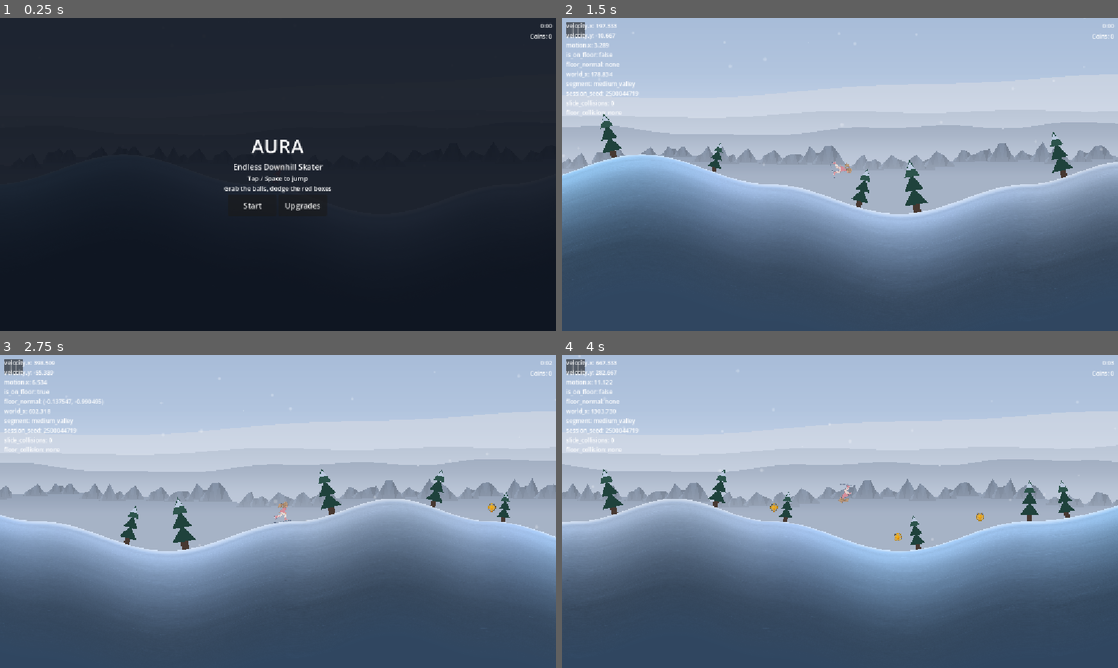
Above: before the commit, frames 1-4 (two rows, left to right).
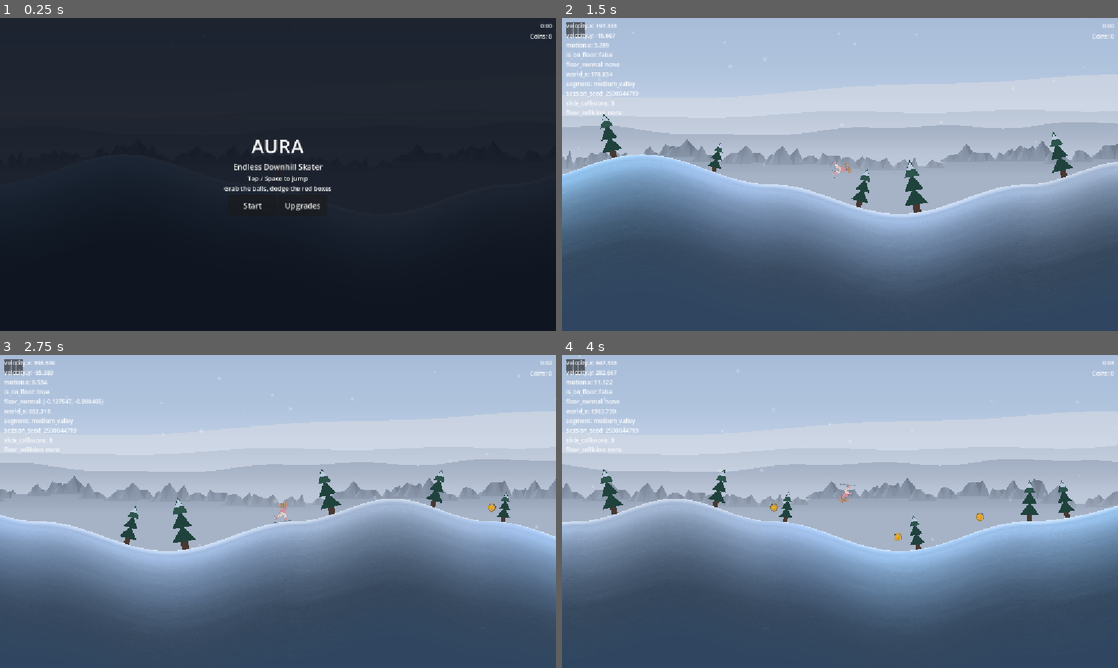
Above: after the commit, the same moments.

Repository: Kiernan-Hub/Aurora
Game: Godot game, scene res://scenes/main.tscn
Same seed, same stepped clock (60 frames per second), same inputs: the game is played once before the commit and once after it.
Inputs (mouse positions are in pixels of both pictures, inside the frame that each line leads up to):
- Up to frame 1 (0.25 s): no input
- Up to frame 2 (1.5 s): click "Start" at 0.5 s; tap Enter (ui_accept) at 1.25 s; move the mouse to (962, 158) at 1.27 s; hold Up (ui_up) from 1.28 s (still down); tap M at 1.35 s; click (962, 158) at 1.42 s
- Up to frame 3 (2.75 s): tap Enter (ui_accept) at 1.52, 1.82 s; release Up (ui_up) at 2 s; drag from (166, 527) to (250, 574) at 2.02 s
- Up to frame 4 (4 s): move the mouse to (895, 442) at 2.77 s; hold Up (ui_up) 2.78-3.5 s; tap M at 2.85 s; drag from (812, 574) to (1023, 536) at 3.52 s

The runs differ from the first frame. In frame 2, 1.3% of the frame differs, in the area x 0-100%, y 38-49%; in frame 3, 1.3%; in frame 4, 1.4%, in the area x 0-100%, y 39-49%.

Commit message:
Background: give each ice mass its own silhouette
In game the masses read as a row of identical tents. Two causes, both
introduced by the previous commit:

  * the sin() taper that makes masses interlock peaked at the CENTRE, so
    every form came out symmetrical -- re-imposing exactly the symmetry
    the per-vertex skyline hash exists to remove.
  * width was a pure function of height, so a tall mass was only a
    scaled-up short one and the field read as one shape at several sizes
    even though heights vary 26-58px.

The taper now peaks at a hashed `skew` (0.22-0.78 across the form)
rather than at 0.5, so the two flanks are different lengths, and width
takes its own variance draw independent of height. Shoulder fullness
below 1.0 bulges the flanks so a form reads as a solid mass rather than
a cone.

Measured over 400 masses: aspect ratio now spans 1.00-2.48 where it was
pinned at 1.60, summit position spans the full skew range, peak height
lands anywhere from 42% to 100% of a mass's own height, and 82% are
still wider than the 52px spacing so the interlock is preserved. No
degenerate (zero-height) forms.

Hash stride 8 -> 10 for the two new draws; the invariant is now
>= MASS_HASH_SLOT_SKYLINE + MASS_TOP_POINTS.

Gates: shipping_values_check, biome_schedule_check, terrain_invariant
all PASS. project.godot clean.

Co-Authored-By: Claude Opus 5 <noreply@anthropic.com>

Diff:
--- a/scripts/systems/background_generator.gd
+++ b/scripts/systems/background_generator.gd
@@ -123,15 +123,33 @@
 # Floor for a skyline vertex as a fraction of the mass height, before the taper. Keeps a
 # mass from collapsing to a flat lump when every hash draw lands low.
 const MASS_MIN_PEAK: float = 0.34
-# Hash slots consumed per mass: slot 0 is jitter, slot 1 is height, then one per skyline
-# vertex. Must stay >= MASS_TOP_POINTS + 2. Everything about a mass is drawn from this one
+# Hash slots consumed per mass: jitter, height, skew and width, then one per skyline
+# vertex. Must stay >= MASS_HASH_SLOT_SKYLINE + MASS_TOP_POINTS. Everything about a mass
+# is drawn from this one
 # block, so no two properties can share a draw and correlate -- if the stride were smaller
 # than the block a mass consumes, mass N's skyline would collide with mass N+k's jitter and
 # the field would develop a visible repeat.
-const MASS_HASH_STRIDE: int = 8
+const MASS_HASH_STRIDE: int = 10
 const MASS_HASH_SLOT_JITTER: int = 0
 const MASS_HASH_SLOT_HEIGHT: int = 1
-const MASS_HASH_SLOT_SKYLINE: int = 2
+const MASS_HASH_SLOT_SKEW: int = 2
+const MASS_HASH_SLOT_WIDTH: int = 3
+const MASS_HASH_SLOT_SKYLINE: int = 4
+# Where a mass's summit sits across its own width, as a fraction. Kept off both 0 and 1 so
+# the taper below never divides by zero. The FIRST cut of this had no skew at all -- every
+# summit landed at 0.5 and the field rendered as a row of identical symmetrical tents,
+# because a centred taper re-imposes the symmetry the per-vertex skyline hash removes.
+const MASS_SKEW_MIN: float = 0.22
+const MASS_SKEW_MAX: float = 0.78
+# Width variance, multiplying MASS_WIDTH_RATIO. Width is deliberately NOT a pure function
+# of height: when it was, a tall mass was just a scaled-up short one and the whole field
+# read as one shape at several sizes. Independent variance is what makes a squat wide berg
+# and a tall narrow spire come out of the same generator.
+const MASS_WIDTH_VARIANCE_MIN: float = 0.62
+const MASS_WIDTH_VARIANCE_MAX: float = 1.55
+# Shoulder fullness. 1.0 is a straight taper to the feet, which reads as a cone; below 1.0
+# the flanks bulge and the form reads as a solid mass of ice instead.
+const MASS_SHOULDER_FULLNESS: float = 0.62
 # How far below its root point a mass's base edge is buried, so the flat bottom never shows
 # against the layer fill it sits on.
 const MASS_ROOT_SINK: float = 4.0
@@ -397,17 +415,25 @@
 # lands near 0.2 on screen. Darkening this is how the background stops looking like ice.
 func build_ice_mass(mass_height: float, mass_index: int) -> Node2D:
 	var mass: Node2D = Node2D.new()
-	var half_width: float = mass_height * MASS_WIDTH_RATIO * 0.5
+	var hash_base: int = mass_index * MASS_HASH_STRIDE
+	var width_variance: float = lerpf(MASS_WIDTH_VARIANCE_MIN, MASS_WIDTH_VARIANCE_MAX, get_hash_unit_float(hash_base + MASS_HASH_SLOT_WIDTH))
+	var half_width: float = mass_height * MASS_WIDTH_RATIO * width_variance * 0.5
+	var skew: float = lerpf(MASS_SKEW_MIN, MASS_SKEW_MAX, get_hash_unit_float(hash_base + MASS_HASH_SLOT_SKEW))
 
 	# The skyline of this one mass: MASS_TOP_POINTS vertices, each height hashed
-	# independently so the outline is irregular rather than a tidy pyramid. sin() taper
-	# pulls both ends to zero, so neighbouring masses interlock at their feet instead of
-	# butting together as a row of separate objects.
+	# independently so the outline is irregular rather than a tidy pyramid. The taper still
+	# pulls both ends to zero -- that is what lets neighbouring masses interlock at their
+	# feet rather than butt together as separate objects -- but it now peaks at `skew`
+	# instead of at the centre, so the two flanks are different lengths and no two masses
+	# share a profile.
 	var top: PackedVector2Array = PackedVector2Array()
 	for point_index: int in range(MASS_TOP_POINTS):
 		var across: float = float(point_index) / float(MASS_TOP_POINTS - 1)
-		var taper: float = sin(across * PI)
-		var height_unit: float = get_hash_unit_float((mass_index * MASS_HASH_STRIDE) + MASS_HASH_SLOT_SKYLINE + point_index)
+		# Distance from the near foot toward the summit, normalised per flank: 0 at
+		# whichever foot this vertex is closer to, 1 at the summit.
+		var toward_summit: float = across / skew if across < skew else (1.0 - across) / (1.0 - skew)
+		var taper: float = pow(sin(clampf(toward_summit, 0.0, 1.0) * PI * 0.5), MASS_SHOULDER_FULLNESS)
+		var height_unit: float = get_hash_unit_float(hash_base + MASS_HASH_SLOT_SKYLINE + point_index)
 		var point_height: float = mass_height * lerpf(MASS_MIN_PEAK, 1.0, height_unit) * taper
 		top.append(Vector2(lerpf(-half_width, half_width, across), -point_height))
 
